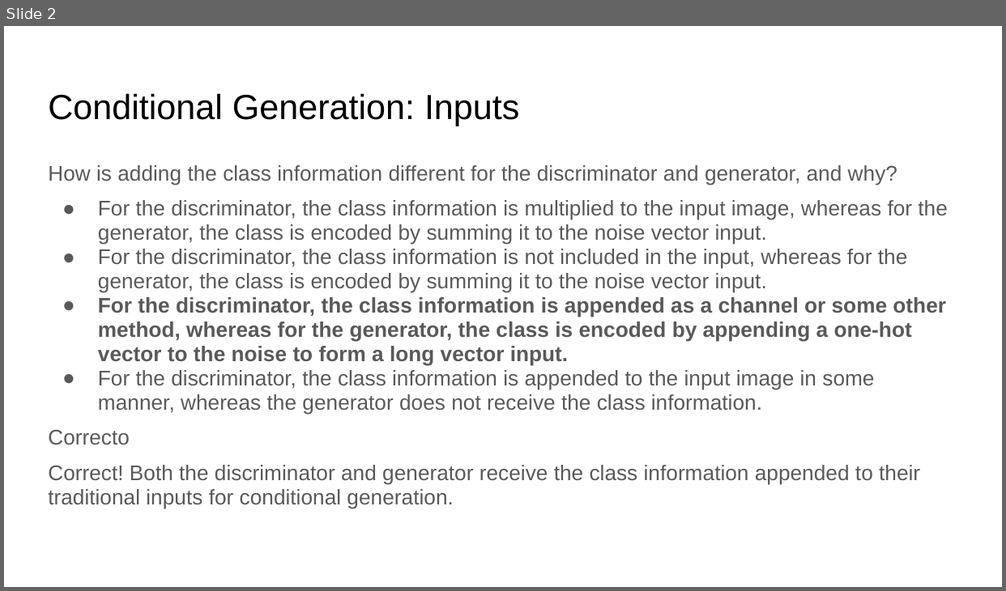
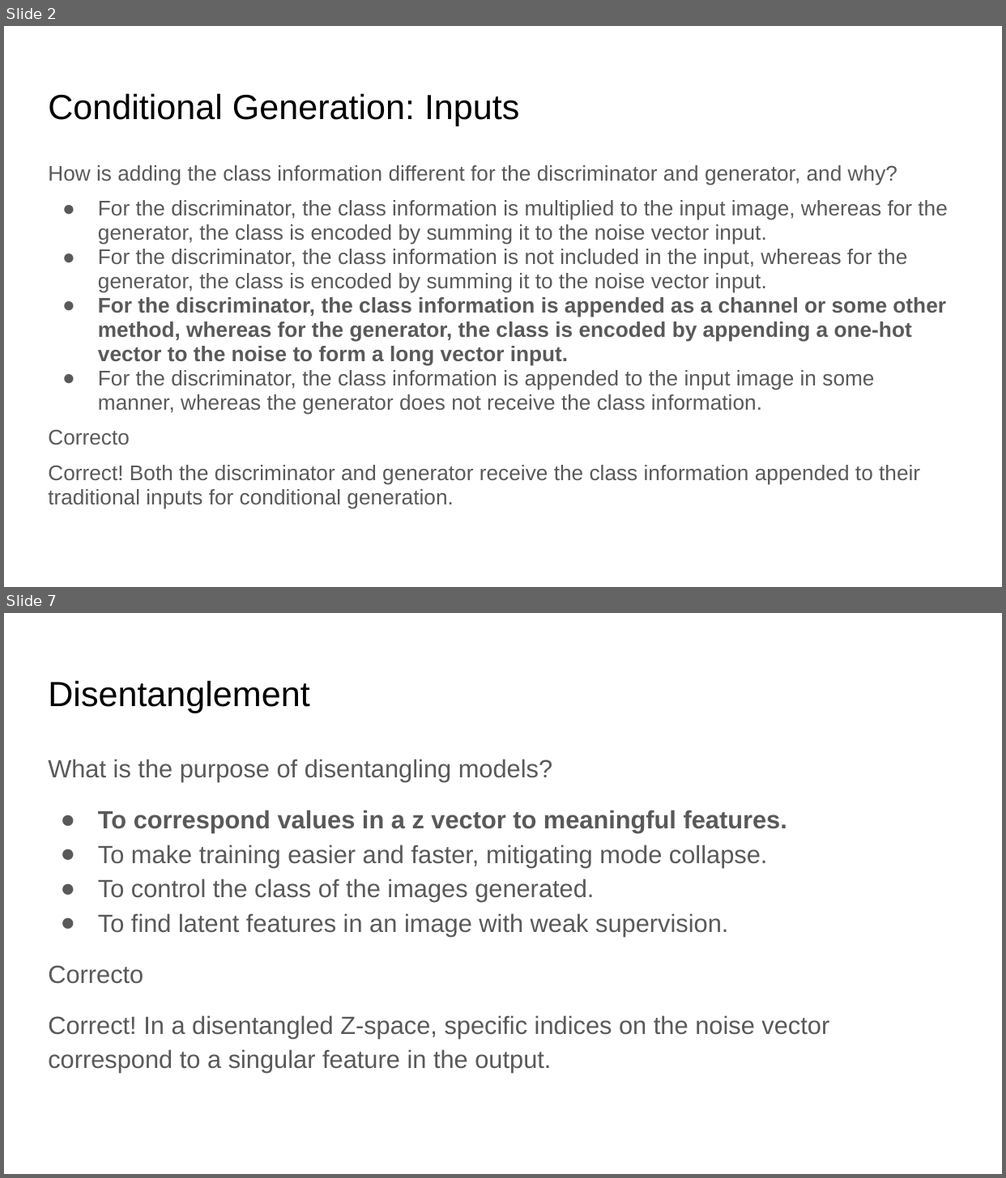
Before and after one commit to johngonzalezv/coursera_gan_specialization, a slide deck: W4/Quices W4.pptx. Shown one above the other, each under a label of ours: slide 2 before the commit, slides 2 and 7 after it; the slides between them are not shown. The pictures are 1006x591 and 1006x1178 pixels, drawn with LibreOffice and Linux fonts; fonts in the diff are those of the drawing. Boxes give left, top, right and bottom in pixels: in the first picture for what was removed or moved away, otherwise in the second. Text is boxed around its words. In the diff, an @@ line names an element or a change of style, - is before the commit and + after.

Commit message:
Controllable Generation added

```diff
--- a/W4/Quices W4.pptx
+++ b/W4/Quices W4.pptx
@@ slide 7 added at [4,613,1002,1174], background #FFFFFF @@
@@ title added at [48,680,309,713], 25.2 pt, text #000000 @@
+Disentanglement
@@ text added at [48,759,829,1073], 18 pt, text #595959 @@
+What is the purpose of disentangling models?
+● To correspond values in a z vector to meaningful features.
+● To make training easier and faster, mitigating mode collapse.
+● To control the class of the images generated.
+● To find latent features in an image with weak supervision.
+Correcto
+Correct! In a disentangled Z-space, specific indices on the noise vector correspond to a singular feature in the output.
```
Also in this commit, not shown: 4 other slides added, 2 other files.
